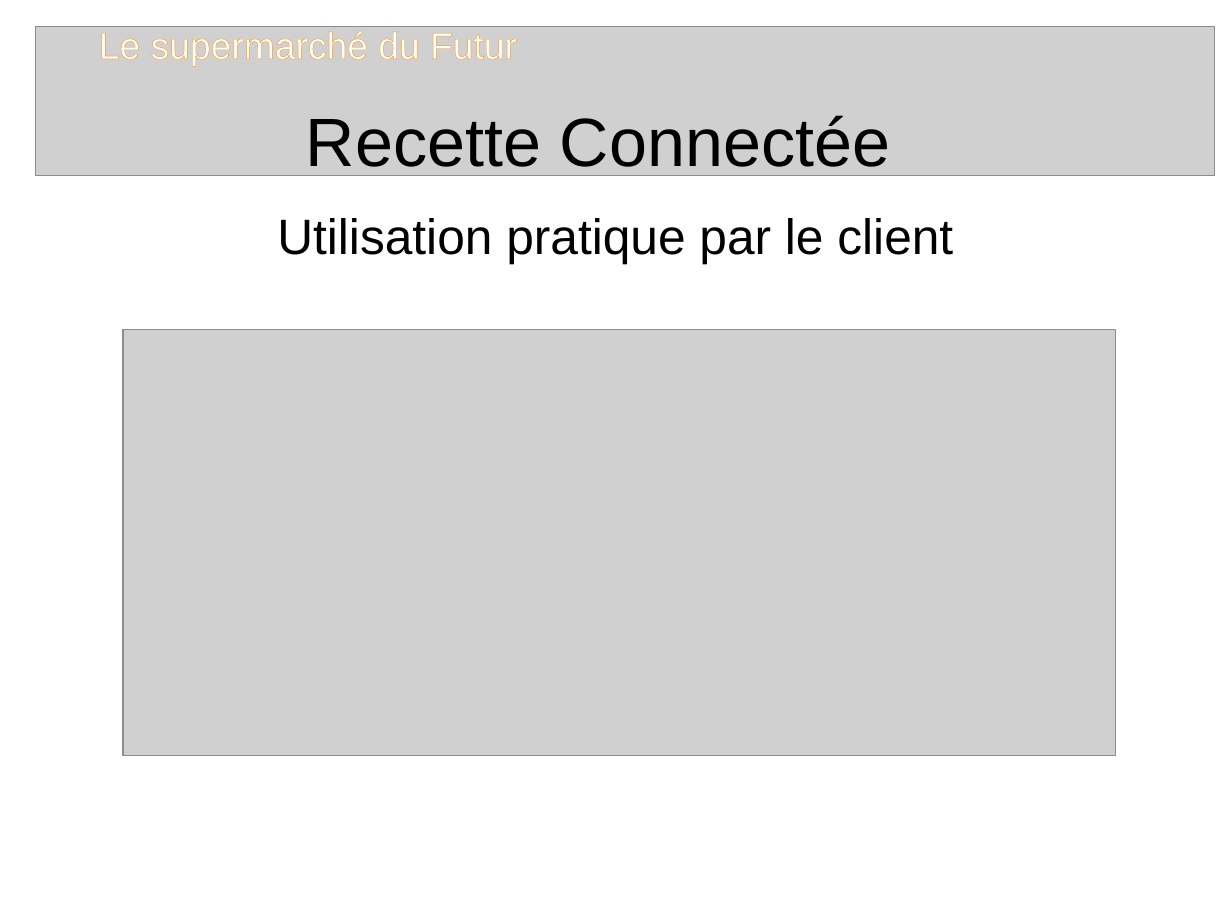
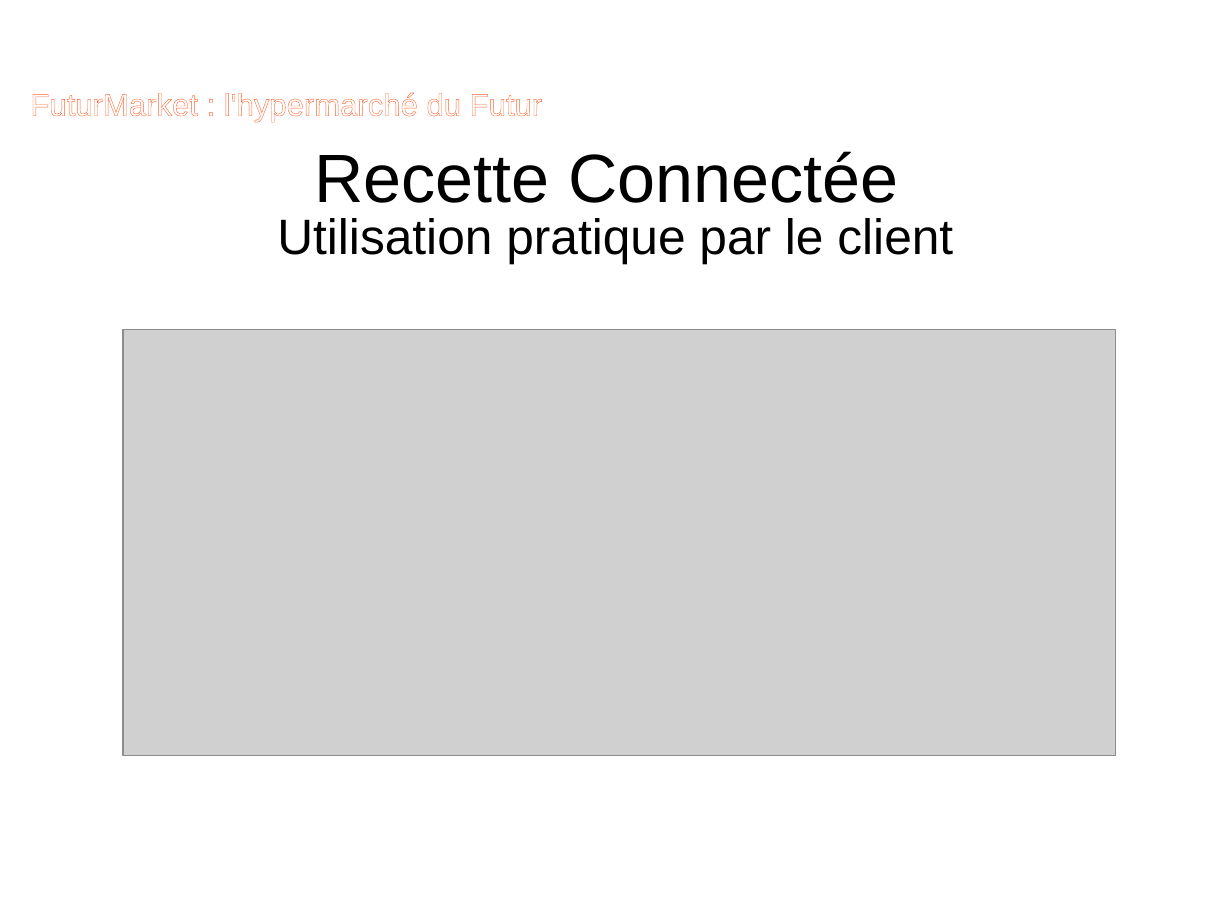
Before and after one commit to agerussi/supermarche, a slide deck: slide 13 of impress_FD.odp (slide 14 before the commit). Drawn at 1232x924 pixels with LibreOffice and Linux fonts; fonts in the diff are those of the drawing; grey boxes stand for pictures; background and template pictures are left out. Boxes give left, top, right and bottom in pixels: in the first picture for what was removed or moved away, otherwise in the second. Text is boxed around its words. In the diff, an @@ line names an element or a change of style, - is before the commit and + after.

```diff
--- a/impress_FD.odp
+++ b/impress_FD.odp
@@ picture removed at [35,27,1214,177] @@
@@ title removed at [99,31,517,66] @@
-Le supermarché du Futur
@@ text added at [30,92,542,122], 20 pt, text #FFFFFF @@
+FuturMarket : l'hypermarché du Futur
@@ title removed at [289,115,941,153] @@
-Recettes Connectées
@@ title "Recette Connectée" rewrapped from [306,115,890,178] to [315,151,899,203] @@
```
Also in this commit, not shown: 18 other slides changed, 2 slides added, 2 slides removed.
